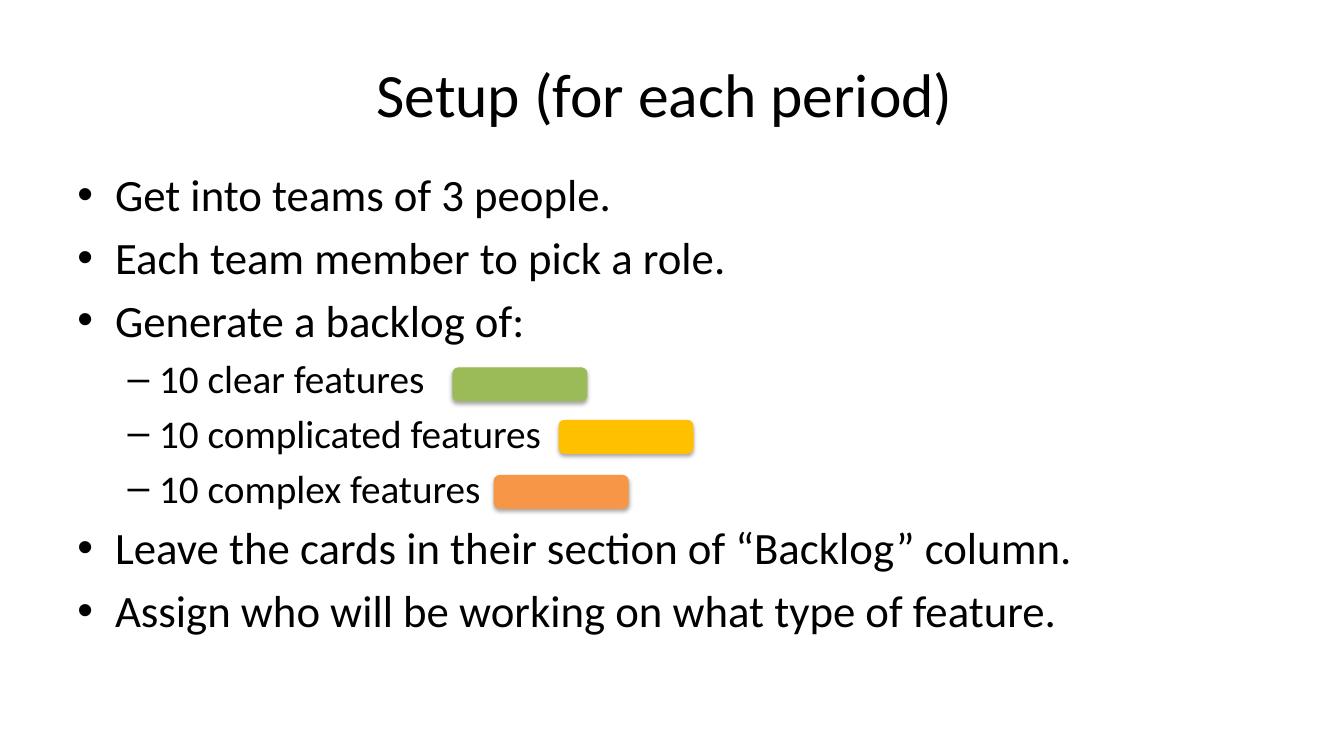
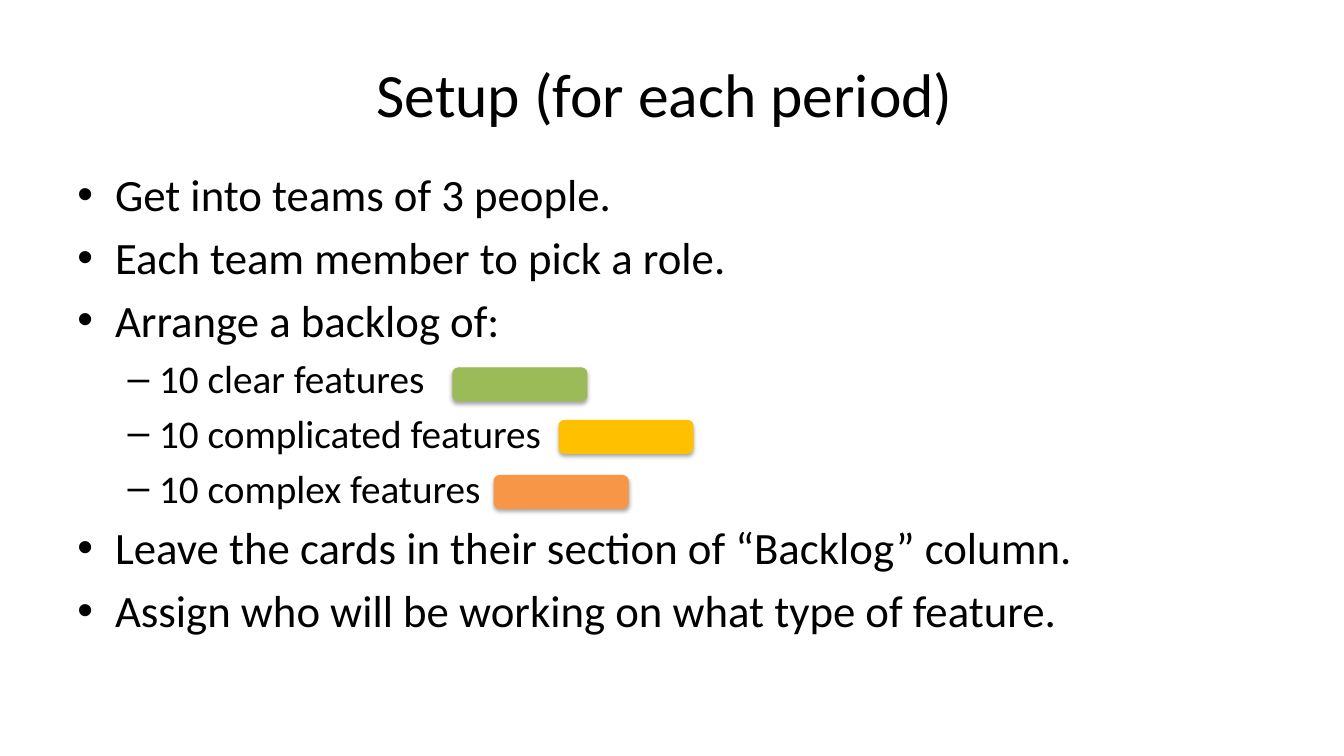
Before and after one commit to kedehub/knowledge_discovery_game, a slide deck: slide 9 of Knowledge Discovery Game.pptx (slide 10 before the commit). Drawn at 1344x756 pixels with LibreOffice and Linux fonts; fonts in the diff are those of the drawing; background and template pictures are left out. Boxes give left, top, right and bottom in pixels: in the first picture for what was removed or moved away, otherwise in the second. Text is boxed around its words. In the diff, an @@ line names an element or a change of style, - is before the commit and + after.

```diff
--- a/Knowledge Discovery Game.pptx
+++ b/Knowledge Discovery Game.pptx
@@ text at bbox=[115, 306, 499, 345]: text changed @@
-• Generate a backlog of:
+• Arrange a backlog of:
```
Also in this commit, not shown: 2 other slides changed, 13 slides added, 2 slides removed.
